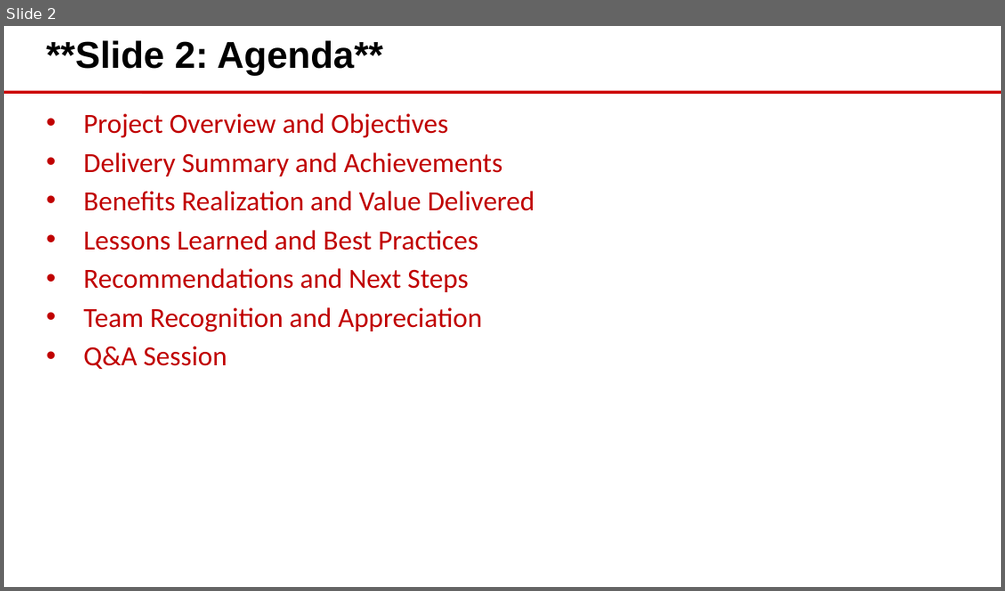
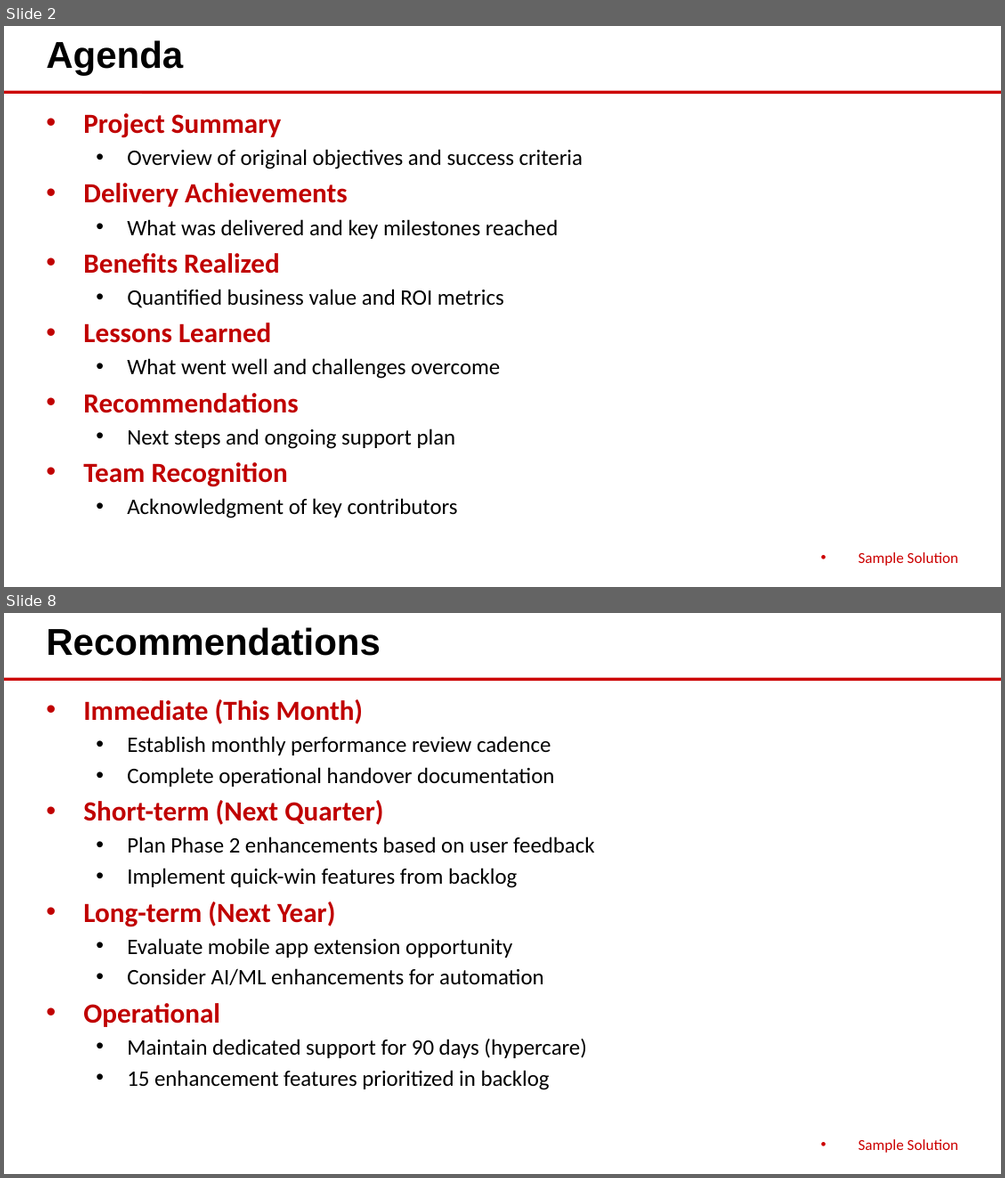
Before and after one commit to eoframework/solutions, a slide deck: solution-template/sample-provider/sample-category/sample-solution/delivery/closeout-presentation.pptx. Shown one above the other, each under a label of ours: slide 2 before the commit, slides 2 and 8 after it; the slides between them are not shown. The pictures are 1005x591 and 1005x1178 pixels, drawn with LibreOffice and Linux fonts; fonts in the diff are those of the drawing; background and template pictures are left out. Boxes give left, top, right and bottom in pixels: in the first picture for what was removed or moved away, otherwise in the second. Text is boxed around its words. In the diff, an @@ line names an element or a change of style, - is before the commit and + after.

Commit message:
Update solution-template with consolidated delivery structure
- Update detailed-design.md with universal 10-section structure
- Add contextual intro text to all sections before tables/bullets/diagrams
- Consolidate legacy files into project-plan.csv and implementation-guide.md:
  - roles.csv → RACI Matrix section in project-plan.csv
  - communication-plan.csv → Communications Plan section in project-plan.csv
  - training-plan.csv → Training Program section in implementation-guide.md
- Remove requirements.csv (belongs in presales SOW)
- Regenerate all Office files with updated converters
- Update delivery README with new structure reference

```diff
--- a/solution-template/sample-provider/sample-category/sample-solution/delivery/closeout-presentation.pptx
+++ b/solution-template/sample-provider/sample-category/sample-solution/delivery/closeout-presentation.pptx
@@ slide 8 added at (x1=4, y1=613, x2=1001, y2=1174), background #FFFFFF; not listed: 1 template element that a slide beside it also shows @@
@@ text added at (x1=46, y1=627, x2=380, y2=656), 27 pt, text #000000, bold @@
+Recommendations
@@ text added at (x1=83, y1=699, x2=594, y2=1090), 16 pt, text #000000 @@
+• Immediate (This Month)
+  • Establish monthly performance review cadence
+  • Complete operational handover documentation
+• Short-term (Next Quarter)
+  • Plan Phase 2 enhancements based on user feedback
+  • Implement quick-win features from backlog
+• Long-term (Next Year)
+  • Evaluate mobile app extension opportunity
+  • Consider AI/ML enhancements for automation
+• Operational
+  • Maintain dedicated support for 90 days (hypercare)
+  • 15 enhancement features prioritized in backlog
@@ text added at (x1=858, y1=1139, x2=958, y2=1152), 11 pt, text #CC0000 @@
+• Sample Solution
@@ slide 2 changed as well @@
@@ text at (x1=46, y1=40, x2=183, y2=76): text changed @@
-**Slide 2: Agenda**
+Agenda
@@ text at (x1=83, y1=113, x2=582, y2=518): text changed; size 20 to 16 pt; text colour #C00000 to #000000 @@
-• Project Overview and Objectives
-• Delivery Summary and Achievements
-• Benefits Realization and Value Delivered
-• Lessons Learned and Best Practices
-• Recommendations and Next Steps
-• Team Recognition and Appreciation
-• Q&A Session
+• Project Summary
+  • Overview of original objectives and success criteria
+• Delivery Achievements
+  • What was delivered and key milestones reached
+• Benefits Realized
+  • Quantified business value and ROI metrics
+• Lessons Learned
+  • What went well and challenges overcome
+• Recommendations
+  • Next steps and ongoing support plan
+• Team Recognition
+  • Acknowledgment of key contributors
@@ text added at (x1=858, y1=552, x2=958, y2=565), 11 pt, text #CC0000 @@
+• Sample Solution
```
Also in this commit, not shown: 1 other slide changed, 8 other slides added, 34 slides removed, 20 other files.
